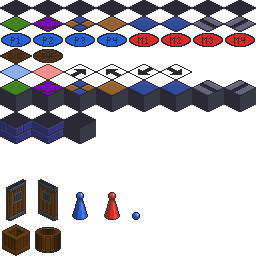
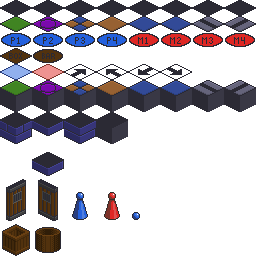
The second 256 × 256 image is a revision of the first. Changes to its layers:
painted on "1 #1" over [32, 112, 128, 176]
